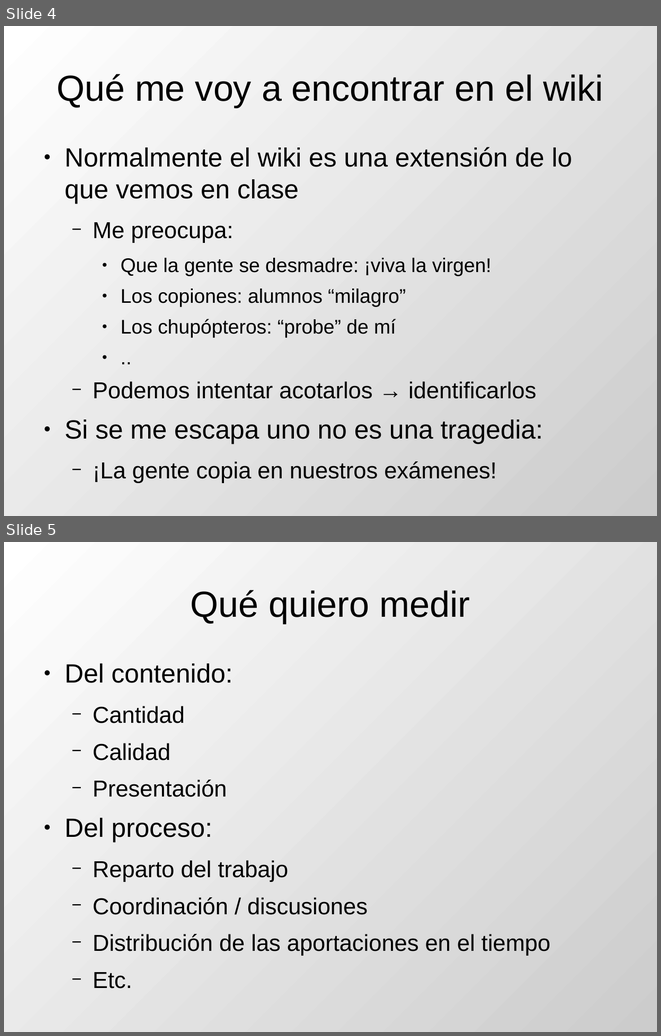
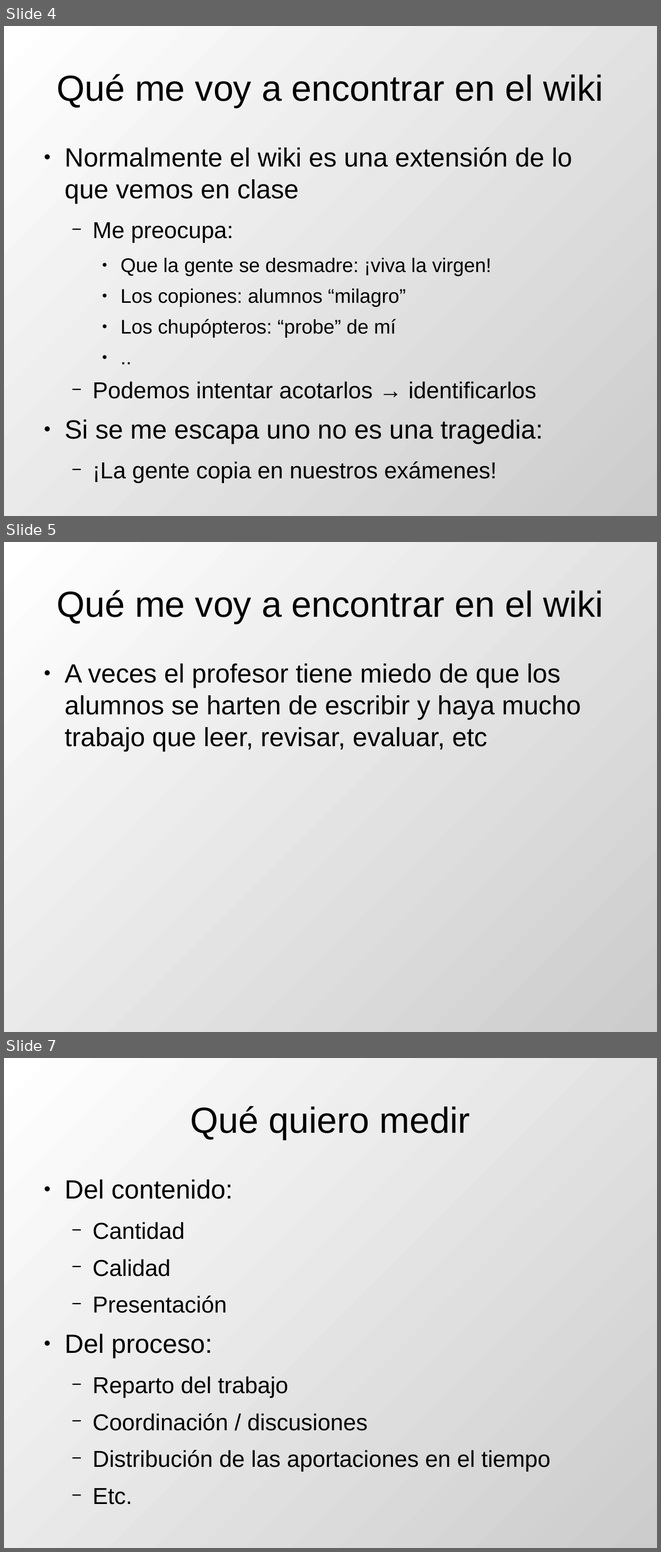
Before and after one commit to DrPantera/wikis4education, a slide deck: uca-2013_07/tema-5-EvaluacionWikis.odp. Shown one above the other, each under a label of ours: slides 4 and 5 before the commit, slides 4, 5 and 7 after it; the slides between them are not shown. The pictures are 661x1036 and 661x1552 pixels, drawn with LibreOffice and Linux fonts; fonts in the diff are those of the drawing. Boxes give left, top, right and bottom in pixels: in the first picture for what was removed or moved away, otherwise in the second. Text is boxed around its words. In the diff, an @@ line names an element or a change of style, - is before the commit and + after.

Commit message:
Volumen grande de trabajo

```diff
--- a/uca-2013_07/tema-5-EvaluacionWikis.odp
+++ b/uca-2013_07/tema-5-EvaluacionWikis.odp
@@ slide 5 added at [4,542,657,1032], background gradient #FFFFFF to #CCCCCC @@
@@ title added at [56,590,603,623], 44 pt, text #000000 @@
+Qué me voy a encontrar en el wiki
@@ text added at [64,663,581,751], 32 pt, text #000000 @@
+● A veces el profesor tiene miedo de que los alumnos se harten de escribir y haya mucho trabajo que leer, revisar, evaluar, etc
@@ what was slide 5 is now slide 7 @@
```
Also in this commit, not shown: 3 slides changed, 1 other slide added, 2 other files.
